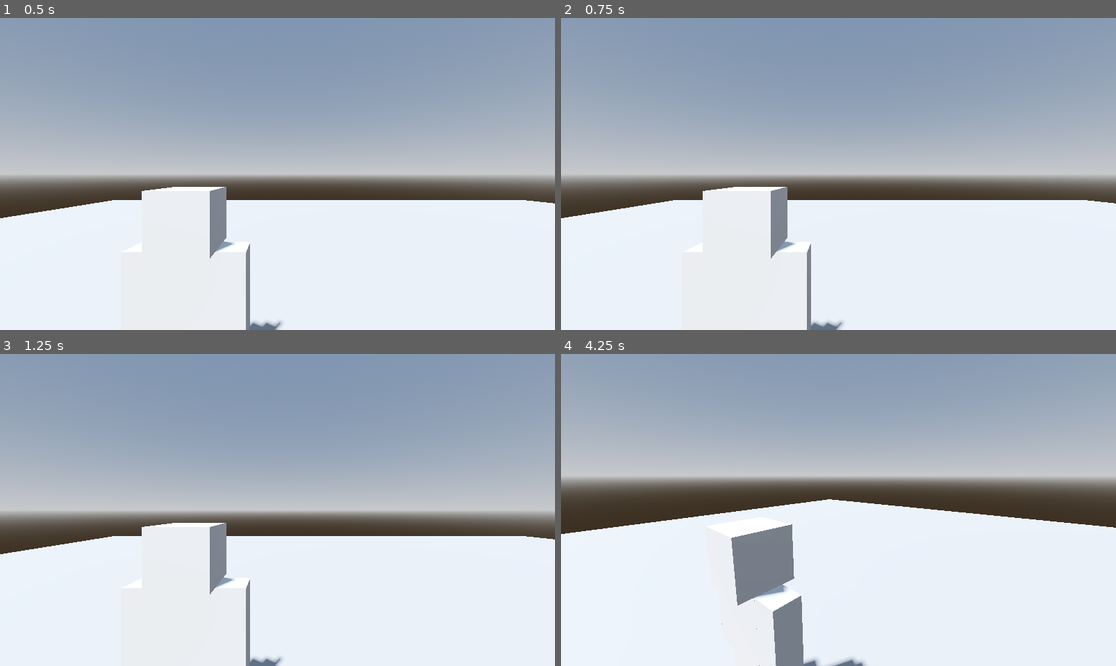
Above: before the commit, frames 1-4 (two rows, left to right).
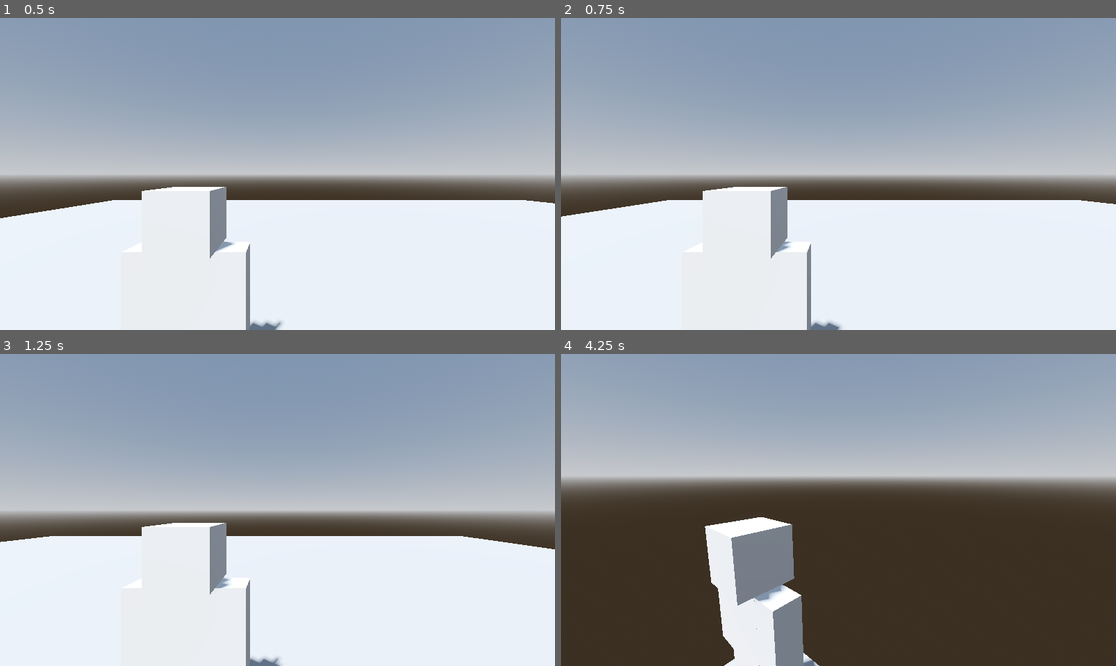
Above: after the commit, the same moments.

Repository: cheskya/ISCS3014-Project5
Game: Godot game, scene res://main.tscn
Two runs of this game, one before a commit and one after it. Both use one fixed random seed, a clock stepped at 60 frames per second and the inputs below.
Inputs (mouse positions are in pixels of both pictures, inside the frame that each line leads up to):
- Up to frame 1 (0.5 s): no input
- Up to frame 2 (0.75 s): tap Enter at 0.5 s; move the mouse to (960, 158) at 0.52 s; press the mouse at (960, 158) at 0.53 s; hold D (move_right, bound only after the commit) from 0.53 s (still down)
- Up to frame 3 (1.25 s): keep holding D (move_right, bound only after the commit)
- Up to frame 4 (4.25 s): move the mouse to (810, 510) at 1.27 s; release D (move_right, bound only after the commit) at 1.28 s; release the mouse at (810, 510) at 1.28 s; hold W (move_forward, bound only after the commit) from 1.28 s (still down); click (810, 510) at 1.35 s; move the mouse to (849, 503) at 2.02 s; press the mouse at (849, 503) at 2.03 s; move the mouse to (832, 516) at 2.77 s; release the mouse at (832, 516) at 2.78 s; click (832, 516) at 2.85 s; move the mouse to (877, 513) at 3.52 s; press the mouse at (877, 513) at 3.53 s

Frame 1 is identical in both runs. In frame 2, 0.2% of the frame differs, in the area x 0-100%, y 58-100%; in frame 3, 0.9%; in frame 4, 42%, in the area x 0-100%, y 46-100%.

Commit message:
Setup player movement

Diff:
--- a/project.godot
+++ b/project.godot
@@ -22,3 +22,23 @@
 "events": [null, Object(InputEventMouseButton,"resource_local_to_scene":false,"resource_name":"","device":-1,"window_id …(259 unchanged characters)…
 ]
 }
+move_left={
+"deadzone": 0.5,
+"events": [Object(InputEventKey,"resource_local_to_scene":false,"resource_name":"","device":-1,"window_id":0,"alt_pressed":false,"shift_pressed":false,"ctrl_pressed":false,"meta_pressed":false,"pressed":false,"keycode":0,"physical_keycode":65,"key_label":0,"unicode":97,"location":0,"echo":false,"script":null)
+]
+}
+move_right={
+"deadzone": 0.5,
+"events": [Object(InputEventKey,"resource_local_to_scene":false,"resource_name":"","device":-1,"window_id":0,"alt_pressed":false,"shift_pressed":false,"ctrl_pressed":false,"meta_pressed":false,"pressed":false,"keycode":0,"physical_keycode":68,"key_label":0,"unicode":100,"location":0,"echo":false,"script":null)
+]
+}
+move_forward={
+"deadzone": 0.5,
+"events": [Object(InputEventKey,"resource_local_to_scene":false,"resource_name":"","device":-1,"window_id":0,"alt_pressed":false,"shift_pressed":false,"ctrl_pressed":false,"meta_pressed":false,"pressed":false,"keycode":0,"physical_keycode":87,"key_label":0,"unicode":119,"location":0,"echo":false,"script":null)
+]
+}
+move_back={
+"deadzone": 0.5,
+"events": [Object(InputEventKey,"resource_local_to_scene":false,"resource_name":"","device":-1,"window_id":0,"alt_pressed":false,"shift_pressed":false,"ctrl_pressed":false,"meta_pressed":false,"pressed":false,"keycode":0,"physical_keycode":83,"key_label":0,"unicode":115,"location":0,"echo":false,"script":null)
+]
+}
--- a/scenes/player/player.gd
+++ b/scenes/player/player.gd
@@ -3,9 +3,16 @@
 @export_group("Camera")
 @export_range(0.0, 1.0) var mouse_sensitivity = 0.25
 
+@export_group("Movement")
+@export var move_speed = 8.0
+@export var acceleration = 20.0
+
+
 var _camera_input_direction = Vector2.ZERO
 
 @onready var _camera_pivot: Node3D = %CameraPivot
+@onready var _camera: Camera3D = %Camera3D
+
 
 func _input(event: InputEvent) -> void:
 	if event.is_action_pressed("left_click"):
@@ -30,3 +37,14 @@
 	_camera_pivot.rotation.y -= _camera_input_direction.x * delta
 
 	_camera_input_direction = Vector2.ZERO
+
+	var raw_input = Input.get_vector("move_left", "move_right", "move_forward", "move_back")
+	var forward = _camera.global_basis.z
+	var right = _camera.global_basis.x
+
+	var move_direction = forward * raw_input.y + right * raw_input.x
+	move_direction.y = 0.0
+	move_direction = move_direction.normalized()
+
+	velocity = velocity.move_toward(move_direction * move_speed, acceleration * delta)
+	move_and_slide()
